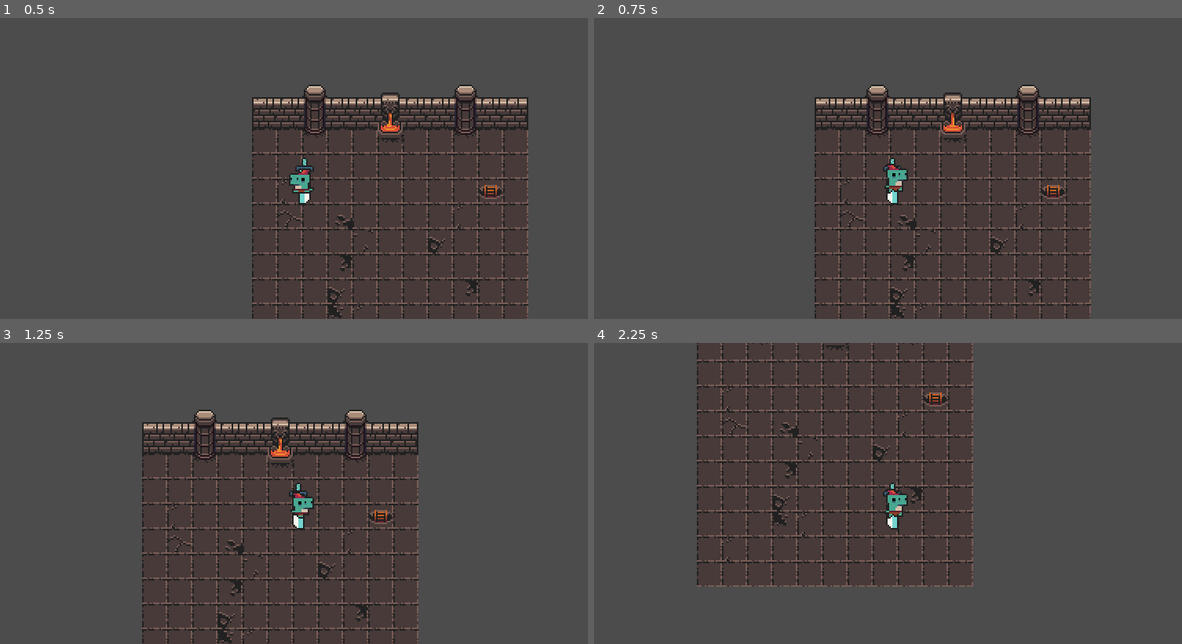
Above: before the commit, frames 1-4 (two rows, left to right).
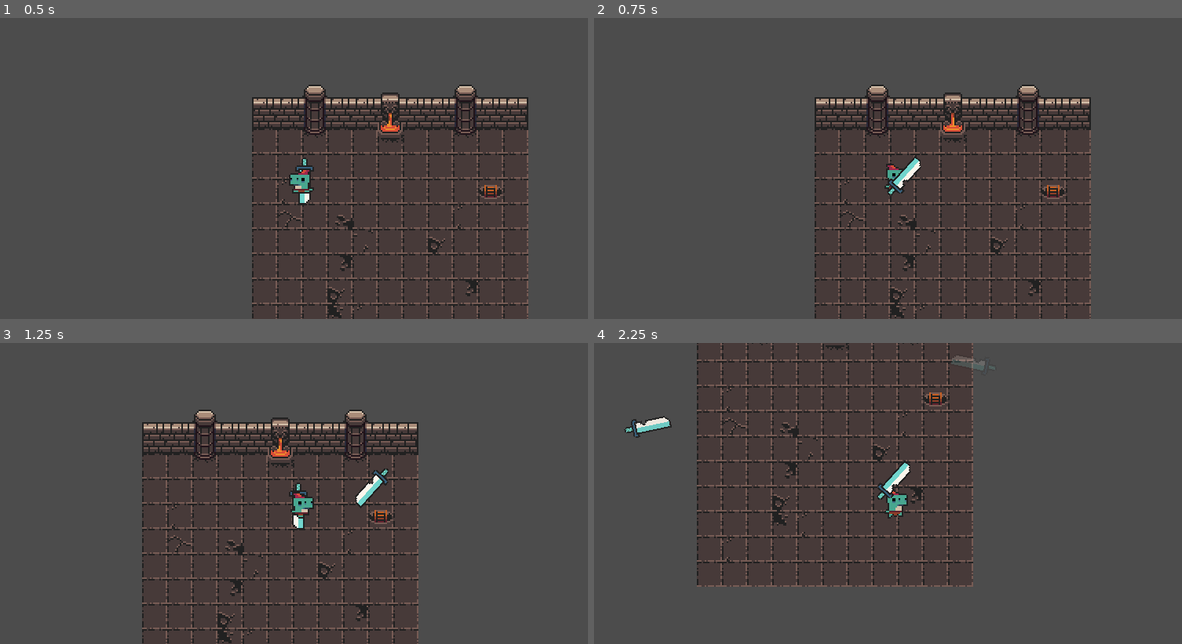
Above: after the commit, the same moments.

Repository: Bandeiraa/GodotTopDownRpg
Game: Godot game, scene res://scenes/management/dungeon_manager.tscn
The game is run twice, just before and just after one commit, with the same random seed, the same clock (stepped at 60 frames per second) and the same inputs. The project has no main scene, so this scene is started directly.
Inputs (mouse positions are in pixels of both pictures, inside the frame that each line leads up to):
- Up to frame 1 (0.5 s): no input
- Up to frame 2 (0.75 s): move the mouse to (1029, 153) at 0.52 s; hold Right (ui_right) from 0.53 s (still down); click (1029, 153) at 0.6 s
- Up to frame 3 (1.25 s): keep holding Right (ui_right)
- Up to frame 4 (2.25 s): move the mouse to (776, 508) at 1.27 s; release Right (ui_right) at 1.28 s; hold Down (ui_down) 1.28-2.03 s; click (776, 508) at 1.35 s; move the mouse to (958, 427) at 2.02 s; hold Right (ui_right) from 2.03 s (still down); click (958, 427) at 2.1 s

Frame 1 is identical in both runs. In frame 2, 0.4% of the frame differs, in the area x 49-56%, y 45-62%; in frame 3, 0.3%; in frame 4, 0.8%, in the area x 5-67%, y 4-62%.

Commit message:
Weapon throwing

Diff:
--- a/project.godot
+++ b/project.godot
@@ -81,6 +81,12 @@
  ]
 }
 
+[layer_names]
+
+2d_physics/layer_1="Tile"
+2d_physics/layer_2="Player"
+2d_physics/layer_3="Enemy"
+
 [physics]
 
 common/enable_pause_aware_picking=true
--- a/scenes/character/player.tscn
+++ b/scenes/character/player.tscn
@@ -99,6 +99,8 @@
 
 [node name="Player" type="KinematicBody2D"]
 z_index = 5
+collision_layer = 2
+collision_mask = 5
 script = ExtResource( 1 )
 character = "res://assets/characters/elf_f/elf_f_spritesheet.png"
 walk_speed = 100
@@ -126,6 +128,11 @@
 rotation = 3.14159
 z_index = -1
 script = ExtResource( 4 )
+attack_cooldown = 0.5
 
 [node name="Weapon" type="Sprite" parent="WeaponSpawner"]
 texture = ExtResource( 3 )
+
+[node name="AttackCooldown" type="Timer" parent="WeaponSpawner"]
+
+[connection signal="timeout" from="WeaponSpawner/AttackCooldown" to="WeaponSpawner" method="on_attack_cooldown"]
--- a/scenes/management/dungeon_manager.tscn
+++ b/scenes/management/dungeon_manager.tscn
@@ -14,6 +14,7 @@
 [node name="Floor" type="TileMap" parent="."]
 tile_set = ExtResource( 1 )
 cell_size = Vector2( 16, 16 )
+collision_mask = 0
 format = 1
 tile_data = PoolIntArray( 131072, 0, 0, 131073, 0, 0, 131075, 0, 0, 131076, 0, 0, 131078, 0, 0, 131079, 0, 0, 131081, 0 …(1448 unchanged characters)…
 script = ExtResource( 3 )
@@ -21,18 +22,21 @@
 [node name="Fountain" type="TileMap" parent="."]
 tile_set = ExtResource( 5 )
 cell_size = Vector2( 16, 16 )
+collision_mask = 0
 format = 1
 tile_data = PoolIntArray( 5, 0, 0 )
 
 [node name="Pillar" type="TileMap" parent="."]
 tile_set = ExtResource( 6 )
 cell_size = Vector2( 16, 16 )
+collision_mask = 0
 format = 1
 tile_data = PoolIntArray( 2, 0, 0, 8, 0, 0 )
 
 [node name="Wall" type="TileMap" parent="."]
 tile_set = ExtResource( 4 )
 cell_size = Vector2( 16, 16 )
+collision_mask = 0
 format = 1
 tile_data = PoolIntArray( 0, 0, 0, 1, 0, 1, 2, 0, 1, 3, 0, 1, 4, 0, 1, 5, 0, 1, 6, 0, 1, 7, 0, 1, 8, 0, 1, 9, 0, 1, 10, …(194 unchanged characters)…
 
--- /dev/null
+++ b/scenes/weapon/anime_sword.tscn
@@ -0,0 +1,19 @@
+[gd_scene load_steps=4 format=2]
+
+[ext_resource path="res://scenes/weapon/weapon_template.tscn" type="PackedScene" id=1]
+[ext_resource path="res://assets/weapons/weapon_anime_sword.png" type="Texture" id=2]
+
+[sub_resource type="RectangleShape2D" id=1]
+extents = Vector2( 3.39013, 10.8572 )
+
+[node name="AnimeSword" instance=ExtResource( 1 )]
+lifetime = 0.8
+rotation_speed = 6
+speed = 3
+
+[node name="Texture" parent="." index="0"]
+texture = ExtResource( 2 )
+
+[node name="Collision" parent="." index="1"]
+position = Vector2( 0, -3.59575 )
+shape = SubResource( 1 )
--- /dev/null
+++ b/scenes/weapon/weapon_template.tscn
@@ -0,0 +1,50 @@
+[gd_scene load_steps=3 format=2]
+
+[ext_resource path="res://scripts/character/weapon_template.gd" type="Script" id=1]
+
+[sub_resource type="Animation" id=1]
+resource_name = "Fade"
+tracks/0/type = "value"
+tracks/0/path = NodePath(".:modulate")
+tracks/0/interp = 1
+tracks/0/loop_wrap = true
+tracks/0/imported = false
+tracks/0/enabled = true
+tracks/0/keys = {
+"times": PoolRealArray( 0, 1 ),
+"transitions": PoolRealArray( 1, 1 ),
+"update": 0,
+"values": [ Color( 1, 1, 1, 1 ), Color( 1, 1, 1, 0 ) ]
+}
+tracks/1/type = "method"
+tracks/1/path = NodePath(".")
+tracks/1/interp = 1
+tracks/1/loop_wrap = true
+tracks/1/imported = false
+tracks/1/enabled = true
+tracks/1/keys = {
+"times": PoolRealArray( 1 ),
+"transitions": PoolRealArray( 1 ),
+"values": [ {
+"args": [  ],
+"method": "queue_free"
+} ]
+}
+
+[node name="Weapon" type="Area2D"]
+z_index = 10
+collision_layer = 0
+collision_mask = 5
+script = ExtResource( 1 )
+
+[node name="Texture" type="Sprite" parent="."]
+
+[node name="Collision" type="CollisionShape2D" parent="."]
+
+[node name="Timer" type="Timer" parent="."]
+
+[node name="Animation" type="AnimationPlayer" parent="."]
+anims/Fade = SubResource( 1 )
+
+[connection signal="body_entered" from="." to="." method="on_body_entered"]
+[connection signal="timeout" from="Timer" to="." method="on_timer_timeout"]
--- a/scripts/character/player.gd
+++ b/scripts/character/player.gd
@@ -1,4 +1,6 @@
 extends KinematicBody2D
+
+const WEAPON = preload("res://scenes/weapon/anime_sword.tscn")
 
 var velocity: Vector2
 
@@ -15,6 +17,7 @@
 
 func _physics_process(_delta: float) -> void:
 	animate()
+	attack()
 	get_mouse_position()
 	velocity = move() * walk_speed
 	velocity = move_and_slide(velocity)
@@ -25,6 +28,23 @@
 		animation.play("Run")
 	else:
 		animation.play("Idle")
+
+
+func attack() -> void:
+	if Input.is_action_just_pressed("Attack") and weapon_spawner.can_attack:
+		weapon_spawner.start_attack_timer()
+		instance_weapon()
+
+
+func instance_weapon() -> void:
+	var weapon: Object = WEAPON.instance()
+	get_tree().root.call_deferred("add_child", weapon)
+	weapon.global_position = weapon_spawner.global_position
+	if (get_global_mouse_position() - global_position).x < 0:
+		weapon.scale.x = -1
+		weapon.rotation_speed = -weapon.rotation_speed
+
+	weapon.direction = (get_global_mouse_position() - global_position).normalized()
 
 
 func get_mouse_position() -> void:
--- a/scripts/character/weapon_spawner.gd
+++ b/scripts/character/weapon_spawner.gd
@@ -1,8 +1,28 @@
 extends Position2D
 
+var can_attack: bool = true
+
+export(float) var attack_cooldown
+
 onready var weapon: Sprite = get_node("Weapon")
+onready var timer: Timer = get_node("AttackCooldown")
+
+func _ready() -> void:
+	timer.set_wait_time(attack_cooldown)
+
 
 func attachment(weapon_position: Vector2,weapon_rotation: int, is_flipped: bool) -> void:
 	position = weapon_position
 	rotation_degrees = weapon_rotation
 	weapon.flip_h = is_flipped
+
+
+func start_attack_timer() -> void:
+	timer.start()
+	can_attack = false
+	hide()
+
+
+func on_attack_cooldown() -> void:
+	can_attack = true
+	show()
--- /dev/null
+++ b/scripts/character/weapon_template.gd
@@ -0,0 +1,28 @@
+extends Area2D
+
+var direction: Vector2 = Vector2.ZERO
+
+export(float) var lifetime
+export(int) var rotation_speed
+export(int) var speed
+
+onready var timer: Timer = get_node("Timer")
+onready var animation: AnimationPlayer = get_node("Animation")
+
+func _ready() -> void:
+	timer.set_wait_time(lifetime)
+	timer.start()
+
+
+func _physics_process(_delta: float) -> void:
+	rotation_degrees += rotation_speed
+	translate(direction * speed)
+
+
+func on_body_entered(_body: Object) -> void:
+	queue_free()
+
+
+func on_timer_timeout() -> void:
+	animation.play("Fade")
+	set_physics_process(false)
